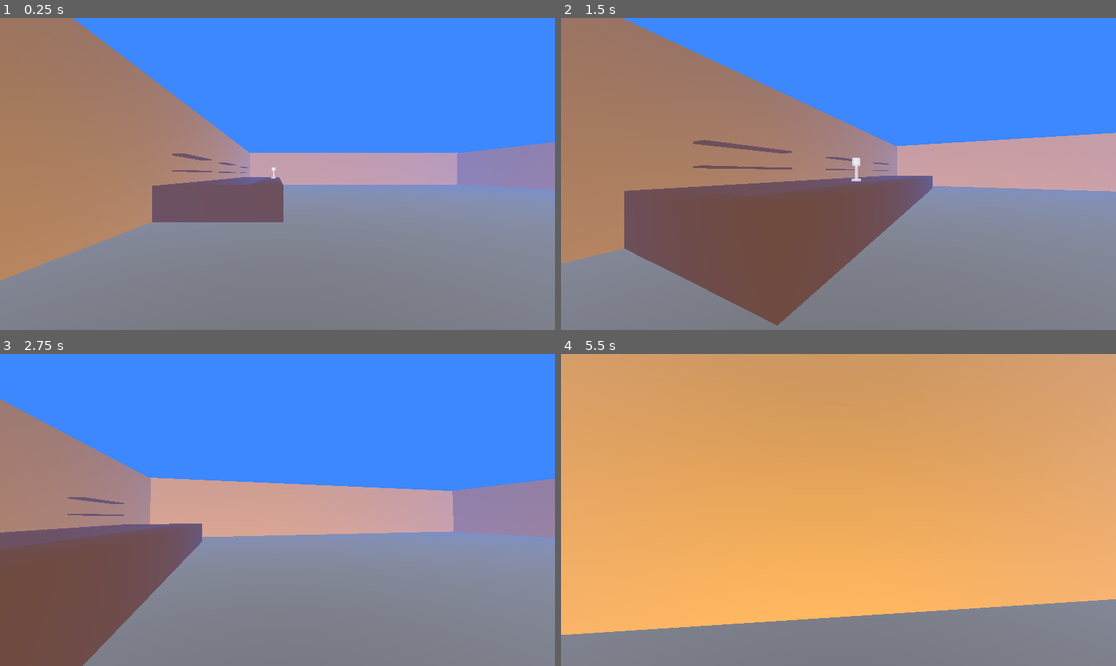
Above: before the commit, frames 1-4 (two rows, left to right).
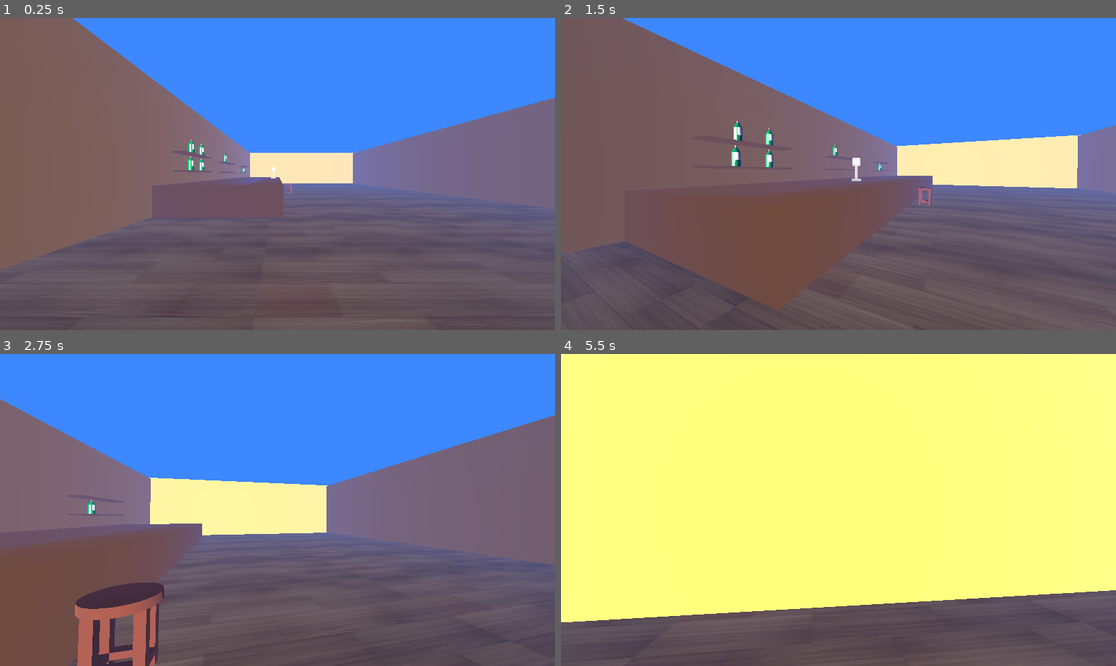
Above: after the commit, the same moments.

Repository: JoshuaThai/road-jam
Game: Godot game, scene res://Scenes/bar.tscn
The game is run twice, just before and just after one commit, with the same random seed, the same clock (stepped at 60 frames per second) and the same inputs.
Inputs (mouse positions are in pixels of both pictures, inside the frame that each line leads up to):
- Up to frame 1 (0.25 s): no input
- Up to frame 2 (1.5 s): tap Enter at 0.5 s; move the mouse to (866, 174) at 0.52 s; hold W (move_up) from 0.53 s (still down); tap Space at 0.77 s; move the mouse to (810, 174) at 1.27 s
- Up to frame 3 (2.75 s): keep holding W (move_up); tap Space at 1.52 s; move the mouse to (288, 503) at 2.02 s
- Up to frame 4 (5.5 s): keep holding W (move_up); move the mouse to (832, 516) at 2.77 s; tap Space at 3.02, 3.77, 4.52 s; move the mouse to (877, 513) at 3.52 s; move the mouse to (794, 506) at 4.27 s; move the mouse to (844, 510) at 5.02 s

The runs differ from the first frame. In frame 1, 69% of the frame differs, in the area x 0-100%, y 0-100%; in frame 2, 59%; in frame 3, 57%; in frame 4, 100%.

Commit message:
Added objects to bar scene.
Added alcohol bottle, stool and adjusted lighting.

Diff:
--- /dev/null
+++ b/BarObjects/alcoholBottle.tscn
@@ -0,0 +1,16 @@
+[gd_scene load_steps=3 format=3 uid="uid://bl00jlfucxq5d"]
+
+[ext_resource type="PackedScene" uid="uid://dx80tugg5a80g" path="res://BarObjects/Alcohol1New.glb" id="1_6leum"]
+
+[sub_resource type="CylinderShape3D" id="CylinderShape3D_iegst"]
+height = 1.0
+radius = 0.2
+
+[node name="Alcohol" type="StaticBody3D"]
+
+[node name="Alcohol1New" parent="." instance=ExtResource("1_6leum")]
+transform = Transform3D(0.1, 0, 0, 0, 0.1, 0, 0, 0, 0.1, 0, 0, 0)
+
+[node name="CollisionShape3D" type="CollisionShape3D" parent="."]
+transform = Transform3D(1, 0, 0, 0, 1, 0, 0, 0, 1, 0, -0.085819304, 0)
+shape = SubResource("CylinderShape3D_iegst")
--- /dev/null
+++ b/BarObjects/stool.tscn
@@ -0,0 +1,59 @@
+[gd_scene load_steps=2 format=3 uid="uid://c8agjsdnr6y13"]
+
+[ext_resource type="Material" uid="uid://cbi2aleu3nxcw" path="res://Materials/bar_stool.tres" id="1_snlbk"]
+
+[node name="Stool" type="Node3D"]
+
+[node name="CSGCylinder3D" type="CSGCylinder3D" parent="."]
+use_collision = true
+height = 0.25
+sides = 36
+material = ExtResource("1_snlbk")
+
+[node name="Leg" type="CSGBox3D" parent="."]
+transform = Transform3D(1, 0, 0, 0, 1, 0, 0, 0, 1, -0.3, -1, -0.2)
+use_collision = true
+size = Vector3(0.15, 2, 0.15)
+material = ExtResource("1_snlbk")
+
+[node name="Leg2" type="CSGBox3D" parent="."]
+transform = Transform3D(1, 0, 0, 0, 1, 0, 0, 0, 1, -0.3, -1, 0.20000002)
+use_collision = true
+size = Vector3(0.15, 2, 0.15)
+material = ExtResource("1_snlbk")
+
+[node name="Leg3" type="CSGBox3D" parent="."]
+transform = Transform3D(1, 0, 0, 0, 1, 0, 0, 0, 1, 0.3, -1, -0.2)
+use_collision = true
+size = Vector3(0.15, 2, 0.15)
+material = ExtResource("1_snlbk")
+
+[node name="Leg4" type="CSGBox3D" parent="."]
+transform = Transform3D(1, 0, 0, 0, 1, 0, 0, 0, 1, 0.3, -1, 0.20000002)
+use_collision = true
+size = Vector3(0.15, 2, 0.15)
+material = ExtResource("1_snlbk")
+
+[node name="Leg5" type="CSGBox3D" parent="."]
+transform = Transform3D(1, 0, 0, 0, 0.099999964, 0, 0, 0, 1, 0.025000006, -1.6, 0.20000002)
+use_collision = true
+size = Vector3(0.7, 2, 0.15)
+material = ExtResource("1_snlbk")
+
+[node name="Leg6" type="CSGBox3D" parent="."]
+transform = Transform3D(1, 0, 0, 0, 0.099999964, 0, 0, 0, 1, 0.025000006, -1.6, -0.19999999)
+use_collision = true
+size = Vector3(0.7, 2, 0.15)
+material = ExtResource("1_snlbk")
+
+[node name="Leg7" type="CSGBox3D" parent="."]
+transform = Transform3D(1, 0, 0, 0, 0.099999964, 0, 0, 0, 1, 0.3060547, -1.6, -0.024999976)
+use_collision = true
+size = Vector3(0.13789062, 2, 0.5)
+material = ExtResource("1_snlbk")
+
+[node name="Leg8" type="CSGBox3D" parent="."]
+transform = Transform3D(1, 0, 0, 0, 0.099999964, 0, 0, 0, 1, -0.2939453, -1.6, -0.024999976)
+use_collision = true
+size = Vector3(0.13789062, 2, 0.5)
+material = ExtResource("1_snlbk")
--- /dev/null
+++ b/Materials/bar_stool.tres
@@ -0,0 +1,4 @@
+[gd_resource type="StandardMaterial3D" format=3 uid="uid://cbi2aleu3nxcw"]
+
+[resource]
+albedo_color = Color(0.32331306, 0.12821174, 0.028632117, 1)
--- a/Scenes/bar.tscn
+++ b/Scenes/bar.tscn
@@ -1,11 +1,11 @@
-[gd_scene load_steps=11 format=3 uid="uid://bq2kdr80nrrgi"]
+[gd_scene load_steps=13 format=3 uid="uid://bq2kdr80nrrgi"]
 
 [ext_resource type="PackedScene" uid="uid://ck0pjiha20w3m" path="res://Scenes/player.tscn" id="1_vwav4"]
+[ext_resource type="PackedScene" uid="uid://dfmosl6d8wsm" path="res://BarObjects/WoodenFloor.glb" id="1_xgyi3"]
 [ext_resource type="PackedScene" uid="uid://br7f2wm5xqk81" path="res://BarObjects/WineGlass.glb" id="2_w5oem"]
 [ext_resource type="Material" uid="uid://ch8tutp51k0nh" path="res://Materials/brown.tres" id="3_ggknq"]
-
-[sub_resource type="StandardMaterial3D" id="StandardMaterial3D_vwav4"]
-albedo_color = Color(0, 0, 0, 1)
+[ext_resource type="PackedScene" uid="uid://c8agjsdnr6y13" path="res://BarObjects/stool.tscn" id="5_n8sa8"]
+[ext_resource type="PackedScene" uid="uid://bl00jlfucxq5d" path="res://BarObjects/alcoholBottle.tscn" id="5_uypo1"]
 
 [sub_resource type="BoxShape3D" id="BoxShape3D_i1h57"]
 size = Vector3(50, 0.1, 50)
@@ -31,12 +31,10 @@
 
 [node name="Ground" type="StaticBody3D" parent="."]
 
-[node name="CSGBox3D" type="CSGBox3D" parent="Ground"]
-size = Vector3(50, 0.1, 50)
-material = SubResource("StandardMaterial3D_vwav4")
-
 [node name="CollisionShape3D" type="CollisionShape3D" parent="Ground"]
 shape = SubResource("BoxShape3D_i1h57")
+
+[node name="WoodenFloor" parent="Ground" instance=ExtResource("1_xgyi3")]
 
 [node name="Player" parent="." instance=ExtResource("1_vwav4")]
 transform = Transform3D(1, 0, 0, 0, 1, 0, 0, 0, 1, -18.238235, 0.38732946, 23.169502)
@@ -45,9 +43,8 @@
 environment = SubResource("Environment_vwav4")
 
 [node name="DirectionalLight3D" type="DirectionalLight3D" parent="."]
-transform = Transform3D(1, 0, 0, 0, 0.039190106, 0.99923176, 0, -0.99923176, 0.039190106, 0, 4.2729373, 0)
 light_color = Color(0.9779369, 0.97793704, 0.9779369, 1)
-light_energy = 16.0
+light_energy = 5.0
 light_angular_distance = 15.0
 
 [node name="Wall" type="StaticBody3D" parent="."]
@@ -84,6 +81,7 @@
 transform = Transform3D(2.9802322e-08, 0, -1, 0, 1, 0, 1, 0, 2.9802322e-08, 25, 0, 0.08900261)
 
 [node name="CSGBox3D" type="CSGBox3D" parent="Wall3"]
+transform = Transform3D(1, 0, 0, 0, 1, 0, 0, 0, 1, -7.4505806e-07, 0, 25)
 size = Vector3(51, 15, 0.5)
 material = SubResource("StandardMaterial3D_w5oem")
 
@@ -142,7 +140,7 @@
 material = ExtResource("3_ggknq")
 
 [node name="CSGBox3D2" type="CSGBox3D" parent="Bar"]
-transform = Transform3D(1, 0, 0, 0, 1, 0, 0, 0, 1, -24.349998, 3.75, -2)
+transform = Transform3D(1, 0, 0, 0, 1, 0, 0, 0, 1, -24.349998, 3.8365726, -2)
 use_collision = true
 size = Vector3(0.90000004, 0.1, 5)
 material = ExtResource("3_ggknq")
@@ -154,13 +152,13 @@
 material = ExtResource("3_ggknq")
 
 [node name="CSGBox3D6" type="CSGBox3D" parent="Bar"]
-transform = Transform3D(1, 0, 0, 0, 1, 0, 0, 0, 1, -24.349998, 3.75, -14)
+transform = Transform3D(1, 0, 0, 0, 1, 0, 0, 0, 1, -24.349998, 3.866839, -14)
 use_collision = true
 size = Vector3(0.90000004, 0.1, 5)
 material = ExtResource("3_ggknq")
 
 [node name="CSGBox3D3" type="CSGBox3D" parent="Bar"]
-transform = Transform3D(1, 0, 0, 0, 1, 0, 0, 0, 1, -24.349998, 3.75, 8.1)
+transform = Transform3D(1, 0, 0, 0, 1, 0, 0, 0, 1, -24.349998, 3.9297528, 8.1)
 use_collision = true
 size = Vector3(0.90000004, 0.1, 5)
 material = ExtResource("3_ggknq")
@@ -170,3 +168,24 @@
 use_collision = true
 size = Vector3(0.90000004, 0.1, 5)
 material = ExtResource("3_ggknq")
+
+[node name="Stool" parent="Bar" instance=ExtResource("5_n8sa8")]
+transform = Transform3D(1, 0, 0, 0, 0.5417922, 0, 0, 0, 1, -17, 1.4, 0)
+
+[node name="Alcohol" parent="." instance=ExtResource("5_uypo1")]
+transform = Transform3D(-4.371139e-08, 0, 1, 0, 1, 0, -1, 0, -4.371139e-08, -24.3, 3.4, 9)
+
+[node name="Alcohol2" parent="." instance=ExtResource("5_uypo1")]
+transform = Transform3D(-4.371139e-08, 0, 1, 0, 1, 0, -1, 0, -4.371139e-08, -24.3, 3.4, 7)
+
+[node name="Alcohol3" parent="." instance=ExtResource("5_uypo1")]
+transform = Transform3D(-4.371139e-08, 0, 1, 0, 1, 0, -1, 0, -4.371139e-08, -24.3, 4.563509, 7)
+
+[node name="Alcohol4" parent="." instance=ExtResource("5_uypo1")]
+transform = Transform3D(-4.371139e-08, 0, 1, 0, 1, 0, -1, 0, -4.371139e-08, -24.3, 4.563509, 8.9)
+
+[node name="Alcohol5" parent="." instance=ExtResource("5_uypo1")]
+transform = Transform3D(-4.371139e-08, 0, 1, 0, 1, 0, -1, 0, -4.371139e-08, -24.3, 4.563509, -0.3000002)
+
+[node name="Alcohol6" parent="." instance=ExtResource("5_uypo1")]
+transform = Transform3D(-4.371139e-08, 0, 1, 0, 1, 0, -1, 0, -4.371139e-08, -24.3, 3.363509, -12.900001)
Binary file added: BarObjects/Alcohol1New.glb
Not shown, added: BarObjects/Alcohol1New.glb.import
Not shown, added: BarObjects/BarStand.glb.import
Not shown, added: BarObjects/BarStand_8515.jpg.import
Binary file added: BarObjects/WoodenFloor.glb
Not shown, added: BarObjects/WoodenFloor.glb.import
Binary file added: BarObjects/WoodenFloor_378758470_0dc920c9-b636-4f8c-a718-5085a74b27d8.jpg
Not shown, added: BarObjects/WoodenFloor_378758470_0dc920c9-b636-4f8c-a718-5085a74b27d8.jpg.import
Not shown, added: BarObjects/BarStand.glb
Not shown, added: BarObjects/BarStand_8515.jpg
